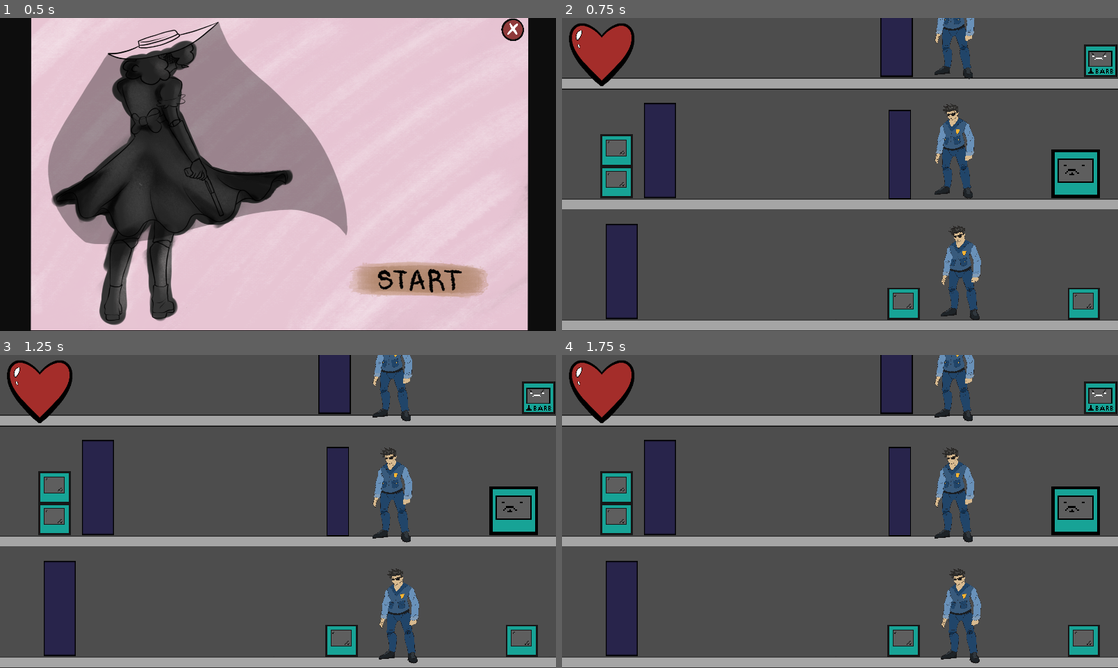
Above: before the commit, frames 1-4 (two rows, left to right).
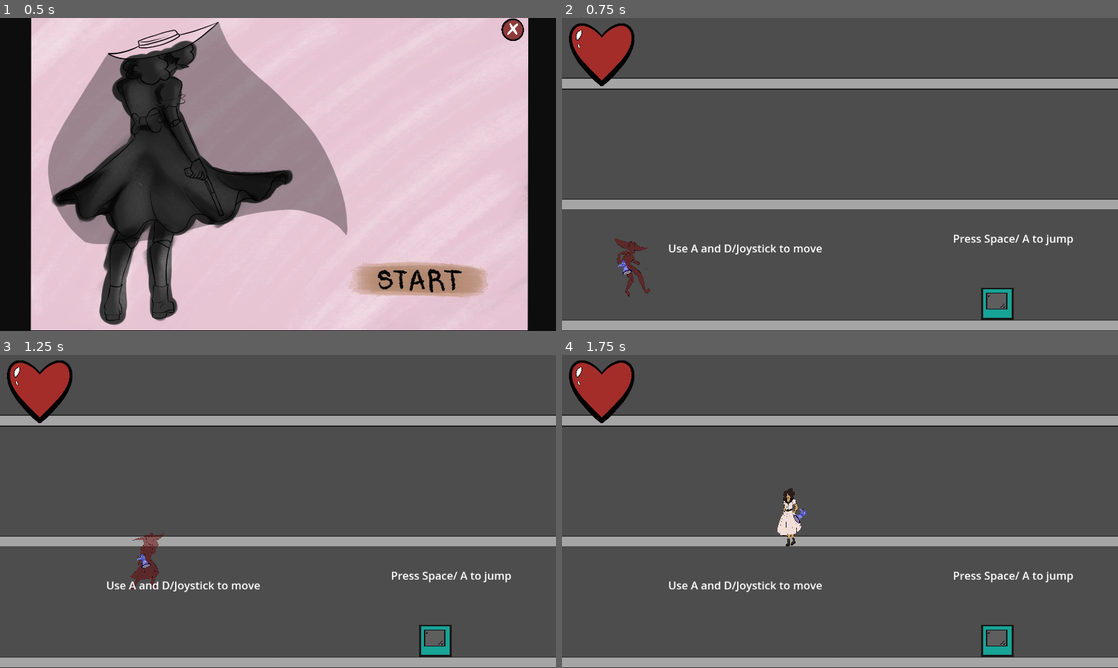
Above: after the commit, the same moments.

Repository: MaddMavv/Project-Doll-House
Game: Godot game, scene res://main menu.tscn
Two runs of this game, one before a commit and one after it. Both use one fixed random seed, a clock stepped at 60 frames per second and the inputs below. The engine's default icon, where the game draws it, is replaced by a stand-in: a white triangle on a blue panel in a dark square.
Inputs:
- Up to frame 1 (0.5 s): no input
- Up to frame 2 (0.75 s): tap Enter (ui_accept) at 0.5 s; hold D (move right) from 0.53 s (still down); tap K (attack) at 0.6 s
- Up to frame 3 (1.25 s): keep holding D (move right); tap Space (jump) at 0.77 s
- Up to frame 4 (1.75 s): keep holding D (move right); tap Space (jump) at 1.25, 1.52 s; tap J (melee) at 1.35 s

Frame 1 is identical in both runs. In frame 2, 13% of the frame differs, in the area x 6-100%, y 0-97%; in frame 3, 14%, in the area x 6-100%, y 0-99%; in frame 4, 14%.

Commit message:
made camera work again, please fetch

Diff:
--- a/Project Doll House.tscn
+++ b/Project Doll House.tscn
@@ -1,11 +1,10 @@
-[gd_scene load_steps=30 format=3 uid="uid://dnhrj8gok2sb0"]
+[gd_scene load_steps=29 format=3 uid="uid://dnhrj8gok2sb0"]
 
 [ext_resource type="Texture2D" uid="uid://cpchwot4mg1s5" path="res://art shit/The actual floor stuff/New tile test-1.png.png" id="5_lw0dq"]
 [ext_resource type="Texture2D" uid="uid://bwa08p2ovb13v" path="res://art shit/box designs/cop box long.png" id="6_ns42d"]
 [ext_resource type="Texture2D" uid="uid://dnqtg8wb641gl" path="res://art shit/box designs/cop box.png" id="7_7nog0"]
 [ext_resource type="Texture2D" uid="uid://ru70ovmrpsuo" path="res://art shit/box designs/ACB box diff color-1.png.png" id="8_ove2k"]
 [ext_resource type="Texture2D" uid="uid://cgmi00frp25i2" path="res://art shit/box designs/sleepy box.png" id="9_gbuqj"]
-[ext_resource type="Texture2D" uid="uid://c5cucqp14skiu" path="res://assests/tracks.png" id="9_vtart"]
 [ext_resource type="Texture2D" uid="uid://cjs6bpwf342je" path="res://art shit/box designs/no face box.png" id="10_m48jv"]
 [ext_resource type="Texture2D" uid="uid://ba1adp336t4b2" path="res://art shit/box designs/barricade.png" id="11_emp0b"]
 [ext_resource type="Texture2D" uid="uid://c4fb2i7nkd3ia" path="res://art shit/box designs/moldy box.png" id="12_xdf66"]
@@ -395,32 +394,26 @@
 
 [node name="CollisionShape2D" type="CollisionShape2D" parent="part 2/barricade23/Area2D"]
 position = Vector2(0, -167.915)
-scale = Vector2(1, 1)
 shape = SubResource("RectangleShape2D_6xxwe")
 
 [node name="barricade24" type="Sprite2D" parent="part 2/barricade23"]
 position = Vector2(-0.000358582, -67.3682)
-scale = Vector2(1, 1)
 texture = ExtResource("11_emp0b")
 
 [node name="barricade25" type="Sprite2D" parent="part 2/barricade23"]
 position = Vector2(-0.000724792, -134.736)
-scale = Vector2(1, 1)
 texture = ExtResource("11_emp0b")
 
 [node name="barricade26" type="Sprite2D" parent="part 2/barricade23"]
 position = Vector2(-0.00110626, -206.147)
-scale = Vector2(1, 1)
 texture = ExtResource("11_emp0b")
 
 [node name="barricade27" type="Sprite2D" parent="part 2/barricade23"]
 position = Vector2(-0.00146484, -272.841)
-scale = Vector2(1, 1)
 texture = ExtResource("11_emp0b")
 
 [node name="barricade28" type="Sprite2D" parent="part 2/barricade23"]
 position = Vector2(-0.00180817, -336.841)
-scale = Vector2(1, 1)
 texture = ExtResource("11_emp0b")
 
 [node name="barricade10" type="Sprite2D" parent="part 2"]
@@ -557,60 +550,46 @@
 [node name="Tracks26" type="Sprite2D" parent="part 2"]
 position = Vector2(119, -1067.5)
 scale = Vector2(0.099355, 0.0376344)
-texture = ExtResource("9_vtart")
 
 [node name="Tracks27" type="Sprite2D" parent="part 2/Tracks26"]
 position = Vector2(-764.945, 0)
-texture = ExtResource("9_vtart")
 
 [node name="Tracks28" type="Sprite2D" parent="part 2/Tracks26"]
 position = Vector2(-1529.99, 0)
-texture = ExtResource("9_vtart")
 
 [node name="Tracks29" type="Sprite2D" parent="part 2/Tracks26"]
 position = Vector2(-2295.01, 0)
-texture = ExtResource("9_vtart")
 
 [node name="Tracks30" type="Sprite2D" parent="part 2/Tracks26"]
 position = Vector2(-3059.94, 0)
-texture = ExtResource("9_vtart")
 
 [node name="Tracks31" type="Sprite2D" parent="part 2/Tracks26"]
 position = Vector2(-3825, 0)
-texture = ExtResource("9_vtart")
 
 [node name="Tracks32" type="Sprite2D" parent="part 2/Tracks26"]
 position = Vector2(-4590.01, 0)
-texture = ExtResource("9_vtart")
 
 [node name="Tracks33" type="Sprite2D" parent="part 2/Tracks26"]
 position = Vector2(-5355, 0)
-texture = ExtResource("9_vtart")
 
 [node name="Tracks34" type="Sprite2D" parent="part 2/Tracks26"]
 position = Vector2(-6120, 0)
-texture = ExtResource("9_vtart")
 
 [node name="Tracks35" type="Sprite2D" parent="part 2/Tracks26"]
 position = Vector2(-6885, 0)
-texture = ExtResource("9_vtart")
 
 [node name="Tracks36" type="Sprite2D" parent="part 2/Tracks26"]
 position = Vector2(-7649.99, 0)
-texture = ExtResource("9_vtart")
 
 [node name="Tracks37" type="Sprite2D" parent="part 2/Tracks26"]
 position = Vector2(-8415.01, 0)
-texture = ExtResource("9_vtart")
 
 [node name="Tracks38" type="Sprite2D" parent="part 2/Tracks26"]
 position = Vector2(-9179.95, 0)
-texture = ExtResource("9_vtart")
 
 [node name="Tracks39" type="Sprite2D" parent="part 2/Tracks26"]
 position = Vector2(-9945, 0.0292969)
 rotation = -0.000105829
-texture = ExtResource("9_vtart")
 
 [node name="the funny small box2" type="Sprite2D" parent="part 2"]
 texture_filter = 1
@@ -1175,7 +1154,6 @@
 
 [node name="CollisionShape2D" type="CollisionShape2D" parent="SFT T5/Area2D"]
 position = Vector2(-0.0022583, 3.31125)
-scale = Vector2(1, 1)
 shape = SubResource("RectangleShape2D_7l8jc")
 one_way_collision = true
 
@@ -1189,7 +1167,6 @@
 
 [node name="CollisionShape2D" type="CollisionShape2D" parent="SFT T6/Area2D"]
 position = Vector2(-0.0022583, 3.31125)
-scale = Vector2(1, 1)
 shape = SubResource("RectangleShape2D_7l8jc")
 one_way_collision = true
 
@@ -1888,124 +1865,75 @@
 [node name="Train Tracks" type="Sprite2D" parent="."]
 position = Vector2(3390.5, 239.49)
 scale = Vector2(0.099355, 0.0376344)
-texture = ExtResource("9_vtart")
 
 [node name="Tracks2" type="Sprite2D" parent="Train Tracks"]
 position = Vector2(-764.934, 0)
-scale = Vector2(1, 1)
-texture = ExtResource("9_vtart")
 
 [node name="Tracks3" type="Sprite2D" parent="Train Tracks"]
 position = Vector2(-1529.87, -0.000488281)
-scale = Vector2(1, 1)
-texture = ExtResource("9_vtart")
 
 [node name="Tracks4" type="Sprite2D" parent="Train Tracks"]
 position = Vector2(-2294.81, -0.000488281)
-scale = Vector2(1, 1)
-texture = ExtResource("9_vtart")
 
 [node name="Tracks5" type="Sprite2D" parent="Train Tracks"]
 position = Vector2(-3059.74, -0.000488281)
-scale = Vector2(1, 1)
-texture = ExtResource("9_vtart")
 
 [node name="Tracks6" type="Sprite2D" parent="Train Tracks"]
 position = Vector2(-3824.68, -0.000488281)
-scale = Vector2(1, 1)
-texture = ExtResource("9_vtart")
 
 [node name="Tracks7" type="Sprite2D" parent="Train Tracks"]
 position = Vector2(-4589.61, -0.000488281)
-scale = Vector2(1, 1)
-texture = ExtResource("9_vtart")
 
 [node name="Tracks8" type="Sprite2D" parent="Train Tracks"]
 position = Vector2(-5354.54, -0.000488281)
-scale = Vector2(1, 1)
-texture = ExtResource("9_vtart")
 
 [node name="Tracks9" type="Sprite2D" parent="Train Tracks"]
 position = Vector2(-6119.48, -0.000488281)
-scale = Vector2(1, 1)
-texture = ExtResource("9_vtart")
 
 [node name="Tracks10" type="Sprite2D" parent="Train Tracks"]
 position = Vector2(-6884.41, -0.000488281)
-scale = Vector2(1, 1)
-texture = ExtResource("9_vtart")
 
 [node name="Tracks11" type="Sprite2D" parent="Train Tracks"]
 position = Vector2(-7649.34, -0.000488281)
-scale = Vector2(1, 1)
-texture = ExtResource("9_vtart")
 
 [node name="Tracks12" type="Sprite2D" parent="Train Tracks"]
 position = Vector2(-8414.28, -0.000488281)
-scale = Vector2(1, 1)
-texture = ExtResource("9_vtart")
 
 [node name="Tracks13" type="Sprite2D" parent="Train Tracks"]
 position = Vector2(-9179.21, -0.000488281)
-scale = Vector2(1, 1)
-texture = ExtResource("9_vtart")
 
 [node name="Tracks14" type="Sprite2D" parent="Train Tracks"]
 position = Vector2(-9944.14, -0.000488281)
-scale = Vector2(1, 1)
-texture = ExtResource("9_vtart")
 
 [node name="Tracks15" type="Sprite2D" parent="Train Tracks"]
 position = Vector2(-10709.1, -0.00439453)
-scale = Vector2(1, 1)
-texture = ExtResource("9_vtart")
 
 [node name="Tracks16" type="Sprite2D" parent="Train Tracks"]
 position = Vector2(-11474, -0.00439453)
-scale = Vector2(1, 1)
-texture = ExtResource("9_vtart")
 
 [node name="Tracks17" type="Sprite2D" parent="Train Tracks"]
 position = Vector2(-12238.9, -0.00439453)
-scale = Vector2(1, 1)
-texture = ExtResource("9_vtart")
 
 [node name="Tracks18" type="Sprite2D" parent="Train Tracks"]
 position = Vector2(-12993.8, -0.00439453)
-scale = Vector2(1, 1)
-texture = ExtResource("9_vtart")
 
 [node name="Tracks19" type="Sprite2D" parent="Train Tracks"]
 position = Vector2(-13758.7, -0.00439453)
-scale = Vector2(1, 1)
-texture = ExtResource("9_vtart")
 
 [node name="Tracks20" type="Sprite2D" parent="Train Tracks"]
 position = Vector2(-14523.7, -0.00439453)
-scale = Vector2(1, 1)
-texture = ExtResource("9_vtart")
 
 [node name="Tracks21" type="Sprite2D" parent="Train Tracks"]
 position = Vector2(-15288.6, -0.00439453)
-scale = Vector2(1, 1)
-texture = ExtResource("9_vtart")
 
 [node name="Tracks22" type="Sprite2D" parent="Train Tracks"]
 position = Vector2(-16053.6, -0.00439453)
-scale = Vector2(1, 1)
-texture = ExtResource("9_vtart")
 
 [node name="Tracks23" type="Sprite2D" parent="Train Tracks"]
 position = Vector2(-16818.5, -0.00439453)
-scale = Vector2(1, 1)
-texture = ExtResource("9_vtart")
 
 [node name="Tracks24" type="Sprite2D" parent="Train Tracks"]
 position = Vector2(-17583.4, -0.00439453)
-scale = Vector2(1, 1)
-texture = ExtResource("9_vtart")
 
 [node name="Tracks25" type="Sprite2D" parent="Train Tracks"]
 position = Vector2(-18348.4, -0.00439453)
-scale = Vector2(1, 1)
-texture = ExtResource("9_vtart")
--- a/bar_b.tscn
+++ b/bar_b.tscn
@@ -562,7 +562,7 @@
 
 [node name="EYES" type="Camera2D" parent="."]
 zoom = Vector2(0.7, 0.7)
-limit_left = 0
+limit_left = -10200
 limit_top = -15000
 limit_right = 84800
 limit_bottom = 1050
--- a/train.tscn
+++ b/train.tscn
@@ -34,37 +34,31 @@
 [node name="TrainCar4" type="Sprite2D" parent="."]
 position = Vector2(3964.54, 38.667)
 rotation = 0.00732197
-scale = Vector2(1, 1)
 texture = ExtResource("4_fycca")
 
 [node name="TrainCar5" type="Sprite2D" parent="."]
 position = Vector2(3272.54, 38.667)
 rotation = 0.00732197
-scale = Vector2(1, 1)
 texture = ExtResource("4_fycca")
 
 [node name="TrainCar6" type="Sprite2D" parent="."]
 position = Vector2(2583.21, 38.667)
 rotation = 0.00732197
-scale = Vector2(1, 1)
 texture = ExtResource("4_fycca")
 
 [node name="TrainCar3" type="Sprite2D" parent="."]
 position = Vector2(1902, 38.6667)
 rotation = 0.00732197
-scale = Vector2(1, 1)
 texture = ExtResource("4_fycca")
 
 [node name="TrainCar2" type="Sprite2D" parent="."]
 position = Vector2(1210, 38.6667)
 rotation = 0.00732197
-scale = Vector2(1, 1)
 texture = ExtResource("4_fycca")
 
 [node name="TrainCar" type="Sprite2D" parent="."]
 position = Vector2(520.667, 38.6667)
 rotation = 0.00732197
-scale = Vector2(1, 1)
 texture = ExtResource("4_fycca")
 
 [node name="TrainFront" type="Sprite2D" parent="."]
